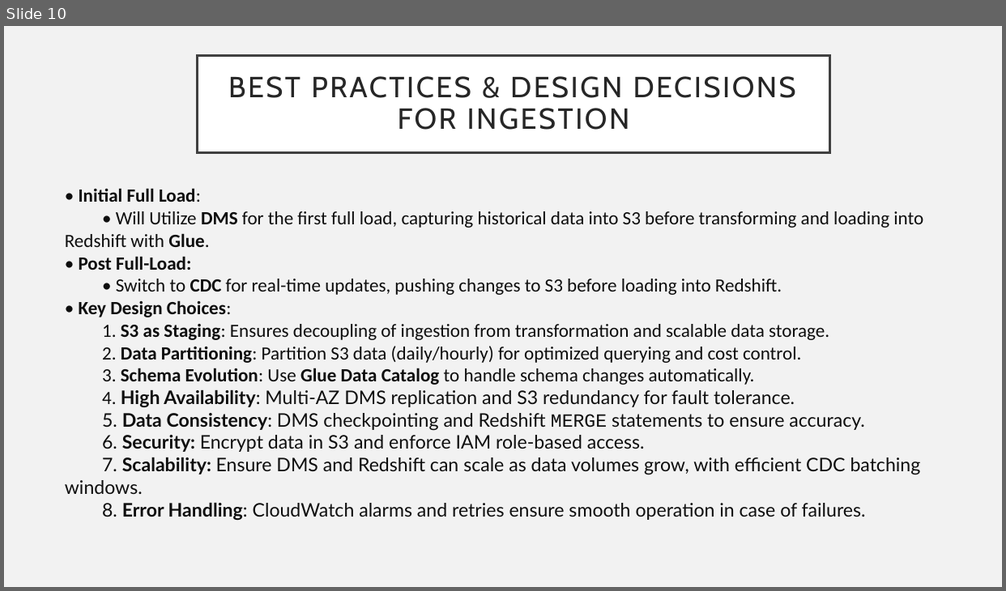
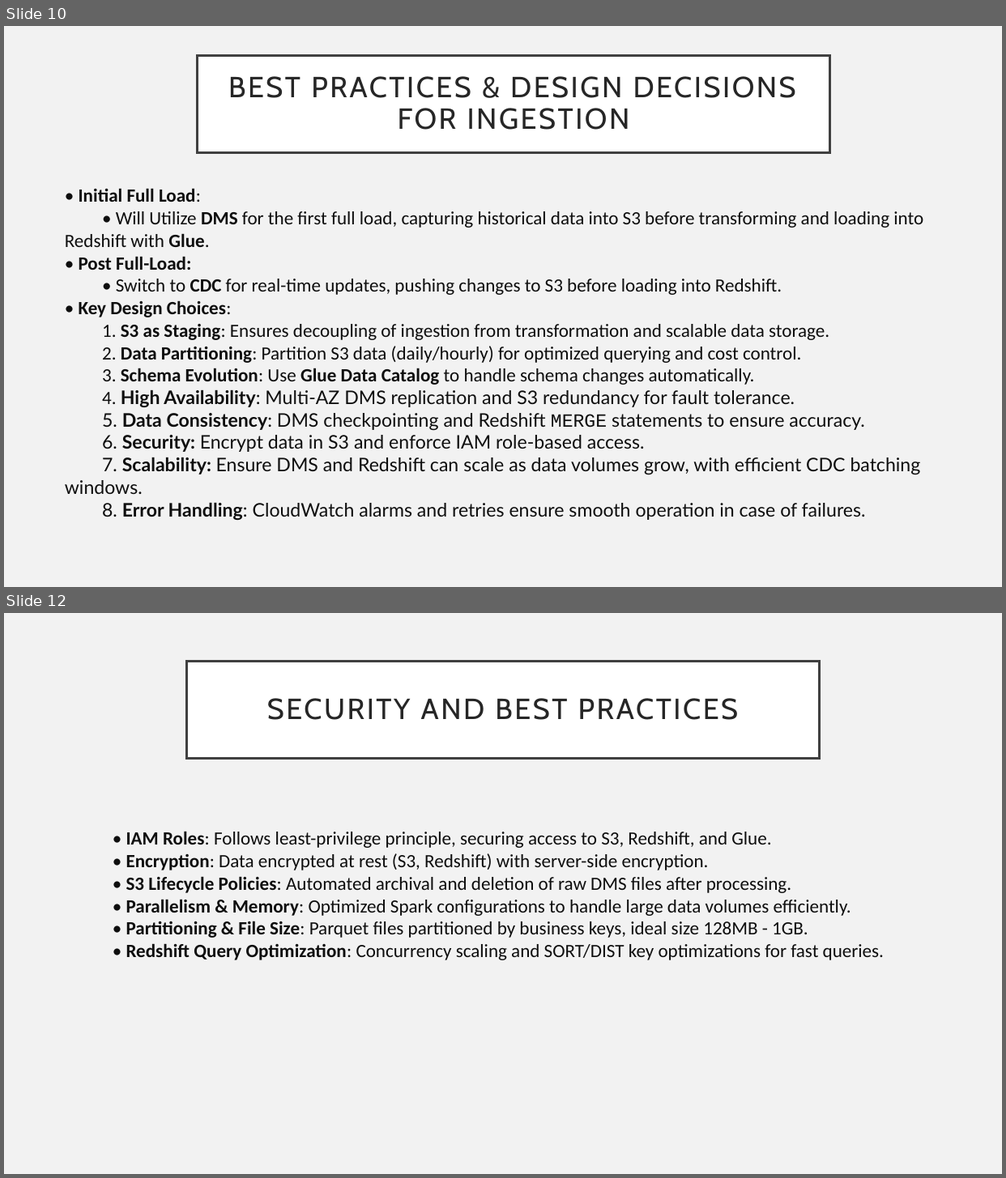
Before and after one commit to Tvkoushik/amazon-etl-pipeline, a slide deck: Craft-Demo.pptx. Shown one above the other, each under a label of ours: slide 10 before the commit, slides 10 and 12 after it; the slides between them are not shown. The pictures are 1006x591 and 1006x1178 pixels, drawn with LibreOffice and Linux fonts; fonts in the diff are those of the drawing. Boxes give left, top, right and bottom in pixels: in the first picture for what was removed or moved away, otherwise in the second. Text is boxed around its words. In the diff, an @@ line names an element or a change of style, - is before the commit and + after.

```diff
--- a/Craft-Demo.pptx
+++ b/Craft-Demo.pptx
@@ slide 12 added at [4, 613, 1002, 1174], background #F2F2F2 @@
@@ title added at [187, 662, 819, 759], fill #FFFFFF, outline #404040 2.5 pt, 28 pt, text #262626 @@
+SECURITY AND BEST PRACTICES
@@ text added at [126, 831, 884, 960], 18 pt, text #0E0E0E @@
+• IAM Roles: Follows least-privilege principle, securing access to S3, Redshift, and Glue.
+• Encryption: Data encrypted at rest (S3, Redshift) with server-side encryption.
+• S3 Lifecycle Policies: Automated archival and deletion of raw DMS files after processing.
+• Parallelism & Memory: Optimized Spark configurations to handle large data volumes efficiently.
+• Partitioning & File Size: Parquet files partitioned by business keys, ideal size 128MB - 1GB.
+• Redshift Query Optimization: Concurrency scaling and SORT/DIST key optimizations for fast queries.
```
Also in this commit, not shown: 1 slide changed, 11 other slides added, 2 slides removed, 15 other files.
